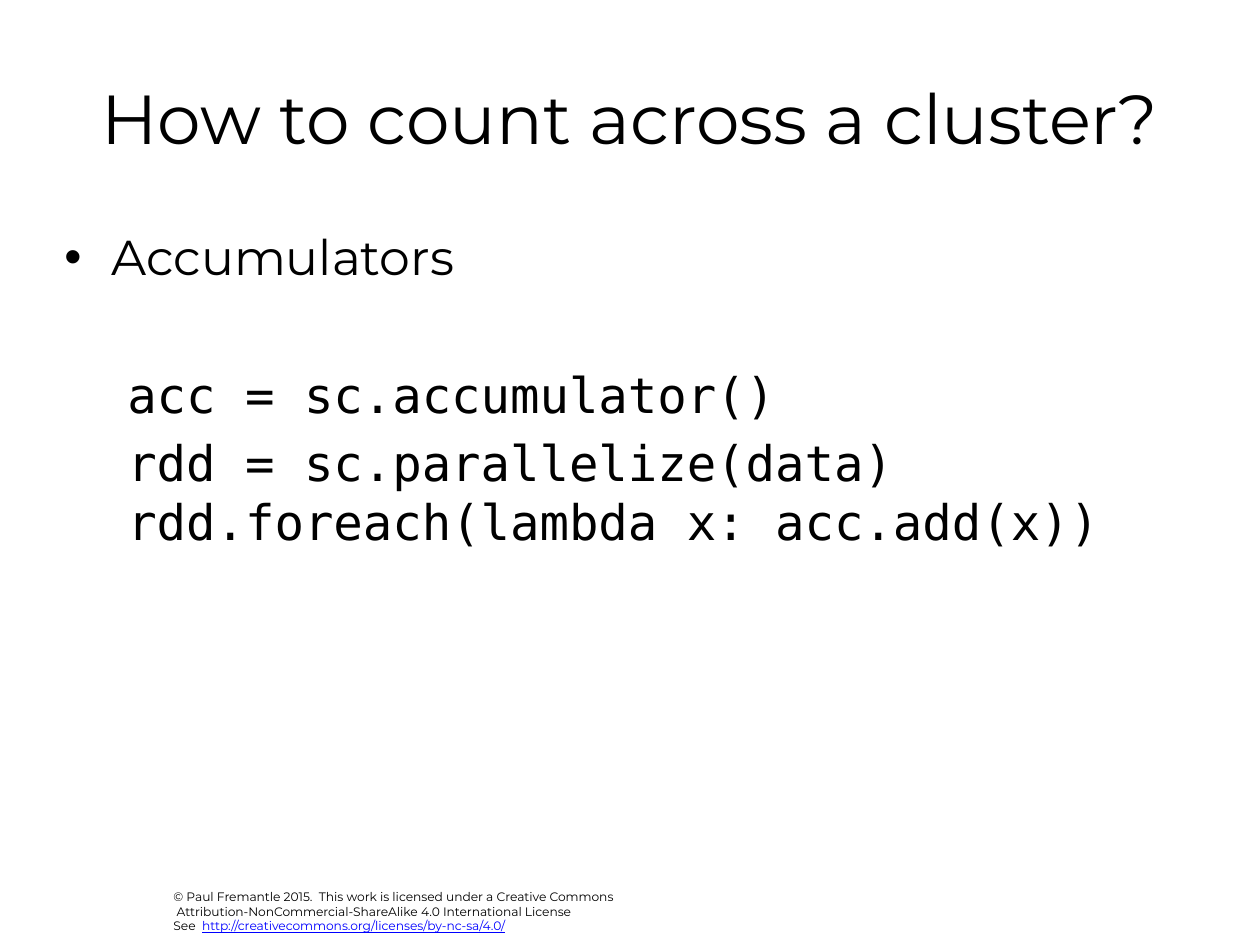
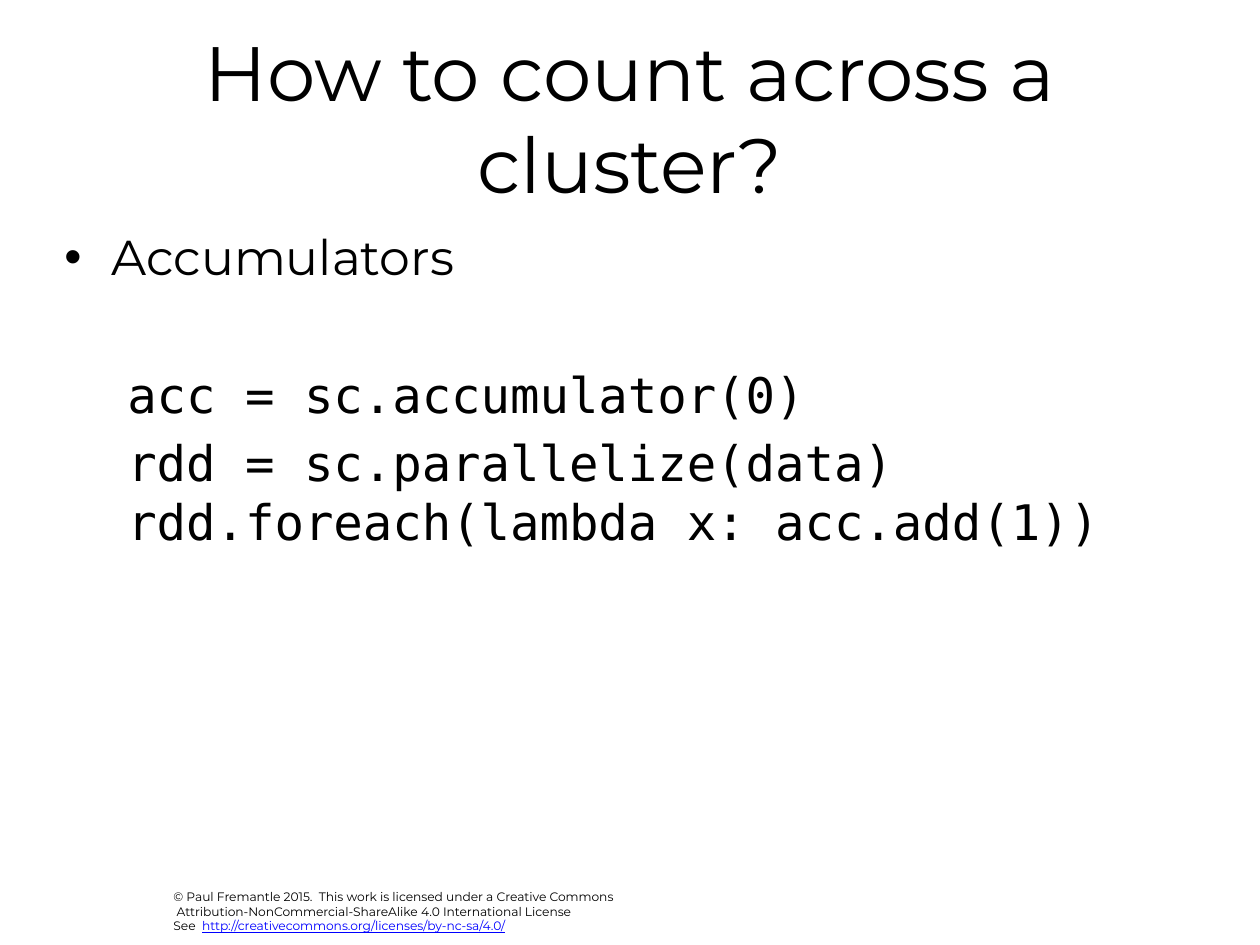
Before and after one commit to julieweeds/BigData, a slide deck: slide 33 of pres-source/03-spark.pptx (slide 31 before the commit). Drawn at 1260x945 pixels with LibreOffice and Linux fonts; fonts in the diff are those of the drawing; background and template pictures are left out. Boxes give left, top, right and bottom in pixels: in the first picture for what was removed or moved away, otherwise in the second. Text is boxed around its words. In the diff, an @@ line names an element or a change of style, - is before the commit and + after.

```diff
--- a/pres-source/03-spark.pptx
+++ b/pres-source/03-spark.pptx
@@ title "How to count across a ..." at (205,47,1054,194): size 39.6 to 44 pt @@
@@ text at (127,375,1099,547): text changed @@
-acc = sc.accumulator()
-rdd = sc.parallelize(data)
-rdd.foreach(lambda x: acc.add(x))
+acc = sc.accumulator(0)
+rdd = sc.parallelize(data)
+rdd.foreach(lambda x: acc.add(1))
```
Also in this commit, not shown: 9 other slides changed, 3 slides added, 1 slide removed, 3 other files.
